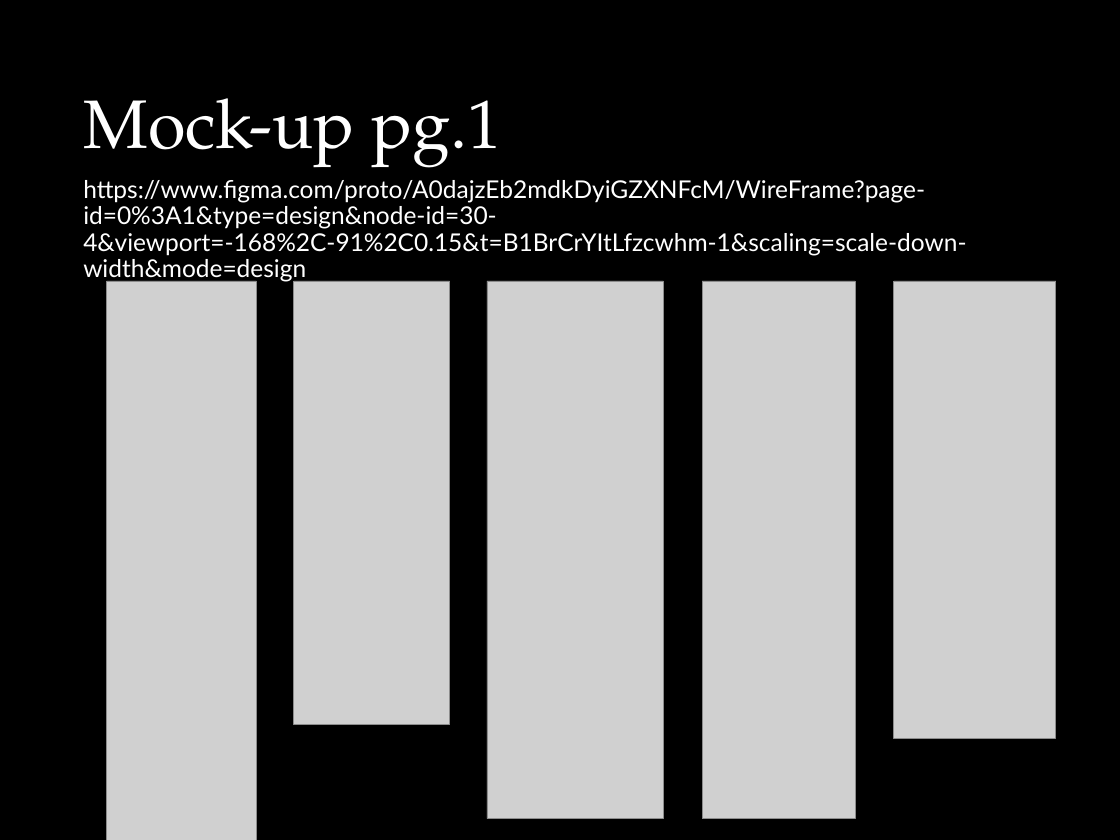
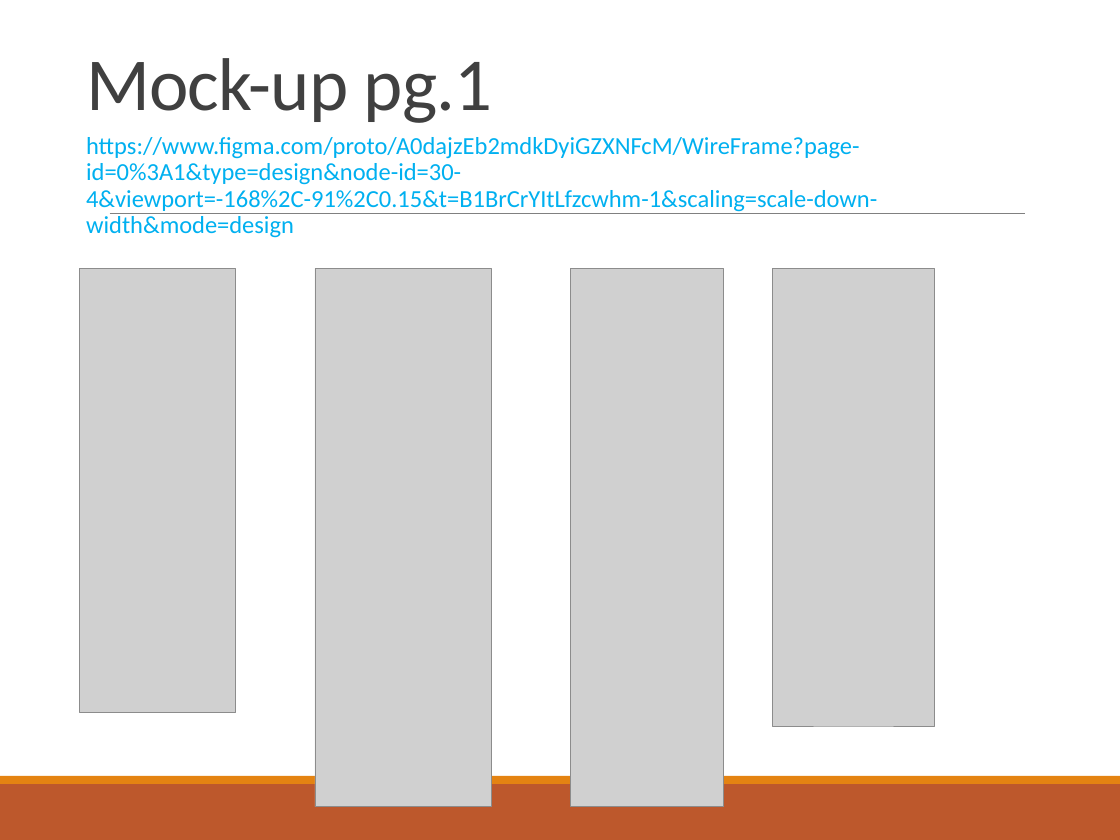
Before and after one commit to JpdeClaro/n-Fhab-MiniProject2, a slide deck: slide 5 of MP2-Ppt/MP2 Presentation.pptx. Drawn at 1120x840 pixels with LibreOffice and Linux fonts; fonts in the diff are those of the drawing; grey boxes stand for pictures. Boxes give left, top, right and bottom in pixels: in the first picture for what was removed or moved away, otherwise in the second. Text is boxed around its words. In the diff, an @@ line names an element or a change of style, - is before the commit and + after.

```diff
--- a/MP2-Ppt/MP2 Presentation.pptx
+++ b/MP2-Ppt/MP2 Presentation.pptx
@@ background #000000 to #FFFFFF @@
@@ title "Mock-up pg.1" moved from (x1=83, y1=98, x2=502, y2=168) to (x1=86, y1=58, x2=493, y2=123) @@
@@ title "Mock-up pg.1" at (x1=86, y1=58, x2=493, y2=123): size 78.2 to 85.3 pt, font TeX Gyre Pagella to Calibri, text colour #FFFFFF to #404040, letter spacing 0 to -0.9 pt @@
@@ text "https://www.figma.com/proto/A0dajzEb2mdkDyiGZXNFcM/WireFrame ..." moved from (x1=83, y1=180, x2=966, y2=282) to (x1=86, y1=137, x2=877, y2=238) @@
@@ text "https://www.figma.com/proto/A0dajzEb2mdkDyiGZXNFcM/WireFrame ..." at (x1=86, y1=137, x2=877, y2=238): font Lato to Calibri, text colour #FFFFFF to #00B0F0 @@
@@ line added from (110, 213) to (1025, 213), #808080 0.5 pt @@
@@ picture moved from (x1=294, y1=281, x2=449, y2=725) to (x1=80, y1=269, x2=236, y2=713) @@
@@ picture moved from (x1=487, y1=281, x2=663, y2=819) to (x1=315, y1=269, x2=491, y2=807) @@
@@ picture moved from (x1=702, y1=281, x2=855, y2=819) to (x1=571, y1=269, x2=724, y2=807) @@
@@ picture moved from (x1=894, y1=281, x2=1056, y2=738) to (x1=772, y1=269, x2=934, y2=726) @@
@@ picture removed at (x1=106, y1=281, x2=256, y2=840) @@
@@ rectangle added at (x1=0, y1=776, x2=1120, y2=784), fill #E48312 @@
@@ rectangle added at (x1=0, y1=784, x2=1120, y2=840), fill #BD582C @@
```
Also in this commit, not shown: 7 other slides changed, 1 slide added, 3 other files.
